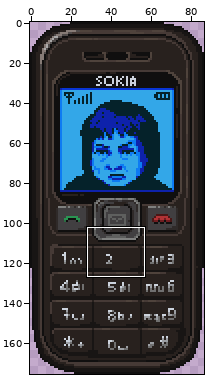
Two versions of one pixel-art file, Phone1.aseprite. Above: a wide view before the commit, with the close-up outlined.
Close-up. Before the edit:
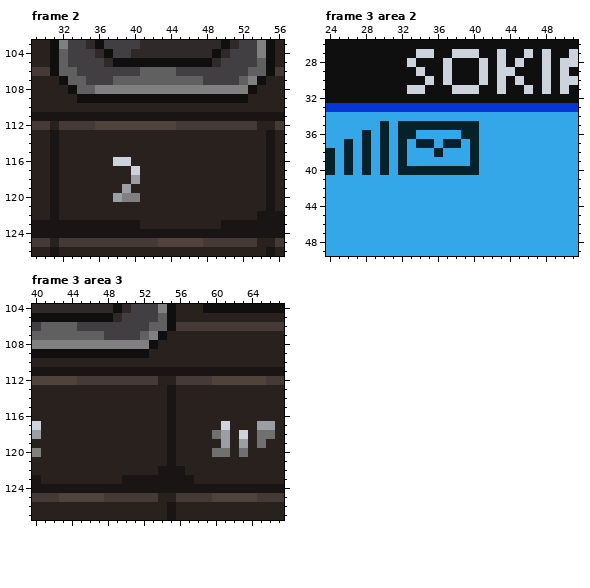
87x176 pixels, 3 frames. Colours within 5 levels of each other are drawn and written as one. Shown: frame 2: x 29..56, y 103..126; frame 3 area 2: x 24..51, y 26..49; frame 3 area 3: x 40..67, y 104..127.
The result:
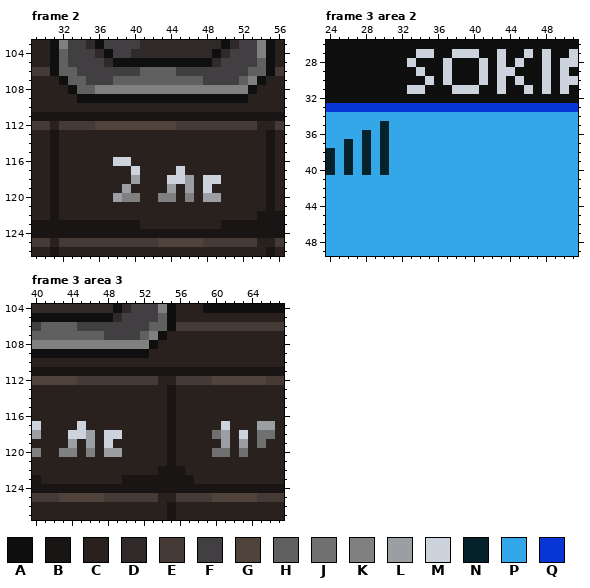
Palette (. is transparent): A #100f0f  B #181514  C #28211e  D #2f2a29  E #463a36  F #413f41  G #4f433c  H #5f605f  J #707070  K #7f807f  L #9b9ea3  M #ccd3dd  N #05222a  P #33a7e8  Q #0835d5
What changed:
Frame 2, layer "2":
The edit turns colour C into colour K in row 120 at x 43 to 44 and 46.
The edit turns colour C into colour L in row 118 at x 46; in row 119 at x 44 and 46; in row 120 at x 48 to 49.
The edit turns colour C into colour M in row 117 at x 45; in row 118 at x 44 to 45 and 48 to 49; in row 119 at x 48.
Frame 3 area 2, layer "Layer 6":
The edit turns colour N into colour P in row 35 at x 32 to 40; in row 36 at x 32 to 33 and 39 to 40; in row 37 at x 32, 34 to 35, 37 to 38 and 40; in row 38 at x 32, 36 and 40; in row 39 at x 32 and 40; in row 40 at x 32 to 40.
Frame 3 area 3, layer "2": the same change as frame 2
